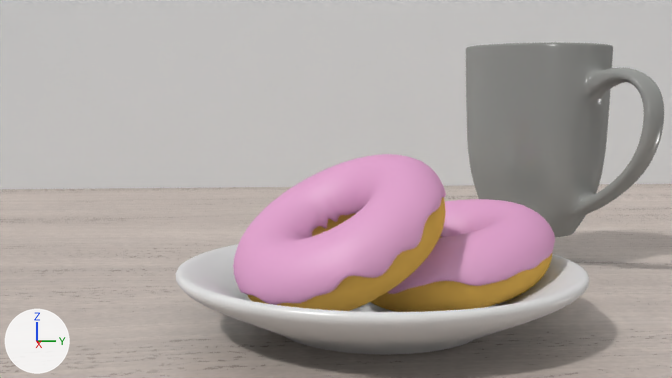
Two versions of the Blender file doughnuts.blend, one commit apart.
Before and after are seen from the file's camera 'Camera'. The axes (+X, +Y, +Z) are drawn at lower left. The lights are the same throughout.

In view in the first picture: 'Doughnut', 'Doughnut.001', 'Icing', 'Icing.001', 'Mug', 'Plane', 'Plate', 'Table'.
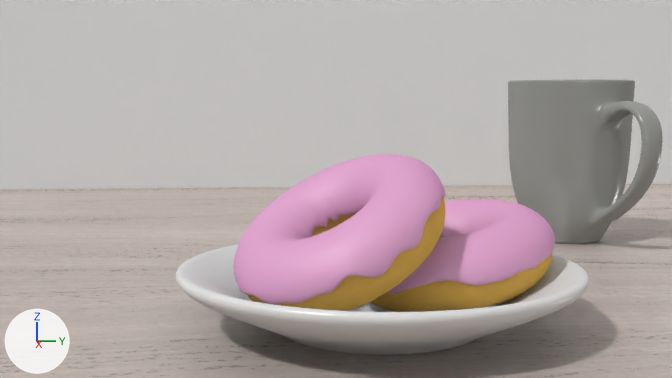
Commit message: Fixed floating mug

Location of each change, [x1, y1, x2, y2] in pixels of the pictures (672 x 378 px):
```json
{"object": "Mug", "change": "moved, turned", "before": [466, 42, 664, 237], "after": [508, 80, 663, 244]}
```

Edits to the scene script, one JSON object a line:
```json
{"op": "set", "path": "ob_mug.location", "old": "(0.552, 0.485, 1.531)", "new": "(-0.892, 1.357, 1.216)"}
{"op": "set", "path": "ob_mug.rotation_euler", "old": "(0.0, 0.0, 0.548)", "new": "(0.0, 0.0, 0.33)", "note": "degrees (0, 0, 31) -> degrees (0, 0, 19)"}
```
